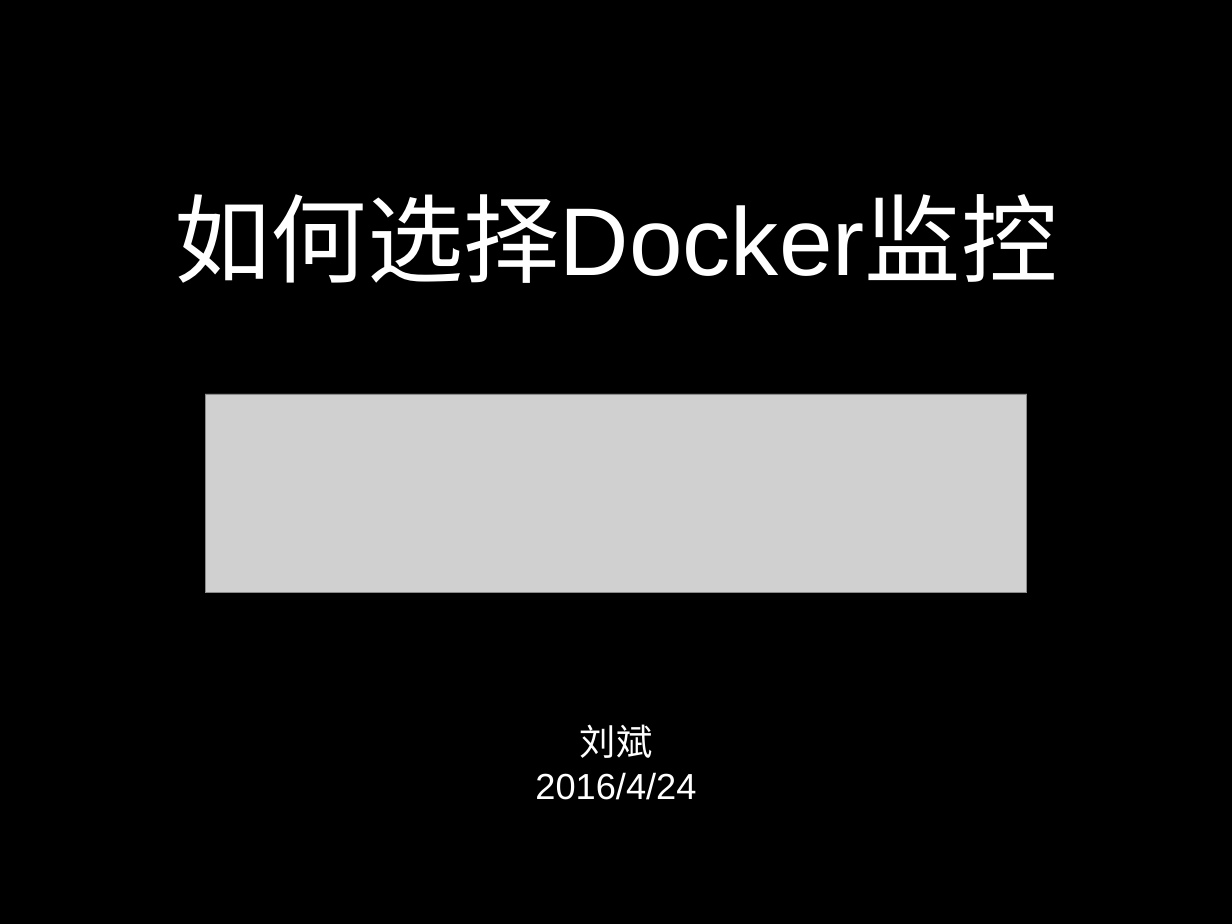
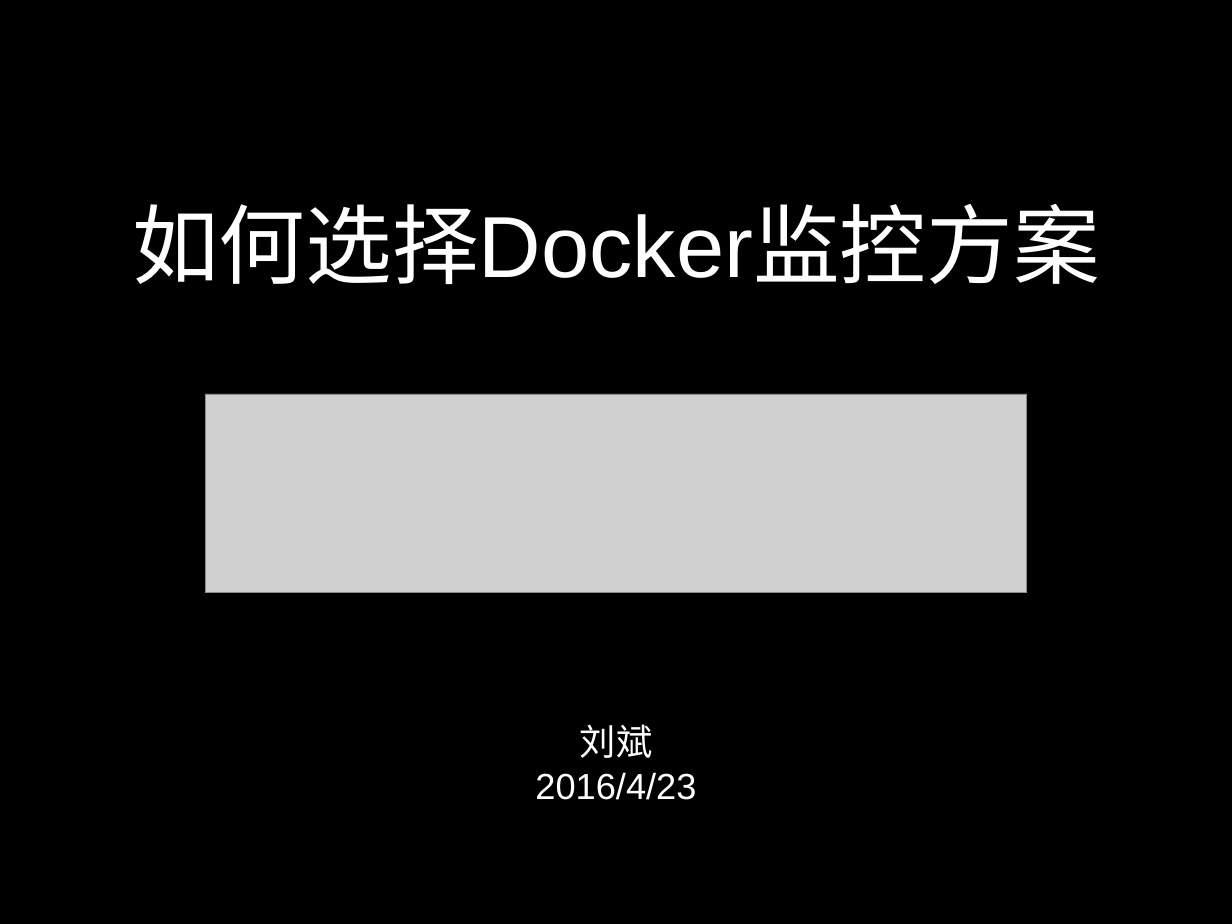
Before and after one commit to liubin/presentations, a slide deck: slide 1 of 20160423-docker-monitoring/keynote.pptx. Drawn at 1232x924 pixels with LibreOffice and Linux fonts; fonts in the diff are those of the drawing; grey boxes stand for pictures. Boxes give left, top, right and bottom in pixels: in the first picture for what was removed or moved away, otherwise in the second. Text is boxed around its words. In the diff, an @@ line names an element or a change of style, - is before the commit and + after.

```diff
--- a/20160423-docker-monitoring/keynote.pptx
+++ b/20160423-docker-monitoring/keynote.pptx
@@ title at <box>132,204,1099,284</box>: text changed; size 80 to 72 pt @@
-如何选择Docker监控
+如何选择Docker监控方案
@@ subtitle at <box>535,772,696,800</box>: text changed @@
-2016/4/24
+2016/4/23
```
Also in this commit, not shown: 8 other slides changed, 1 slide added, 1 slide removed, 3 other files.
